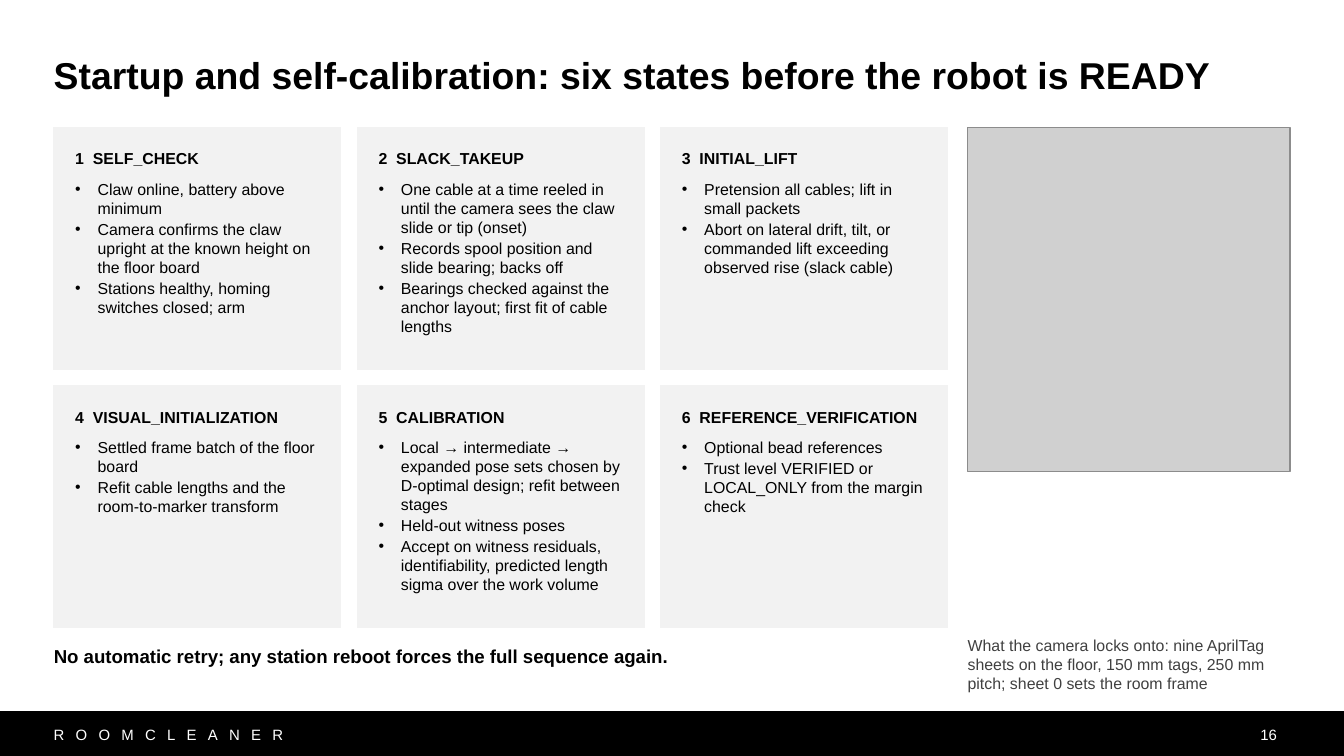
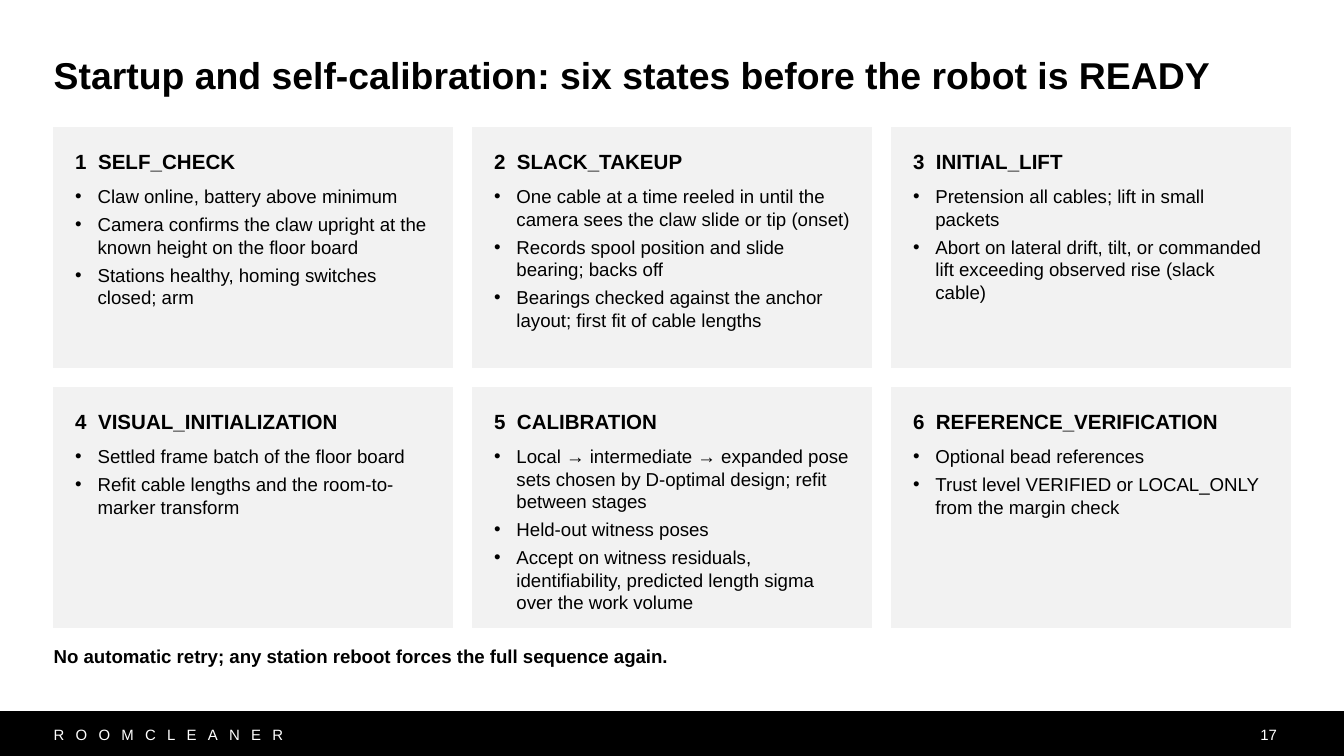
Before and after one commit to Jaspario1199/RoomCleaner, a slide deck: slide 17 of docs/presentation/deck_v10/RoomCleaner_Buntinx_v10.pptx (slide 16 before the commit). Drawn at 1344x756 pixels with LibreOffice and Linux fonts; fonts in the diff are those of the drawing; grey boxes stand for pictures. Boxes give left, top, right and bottom in pixels: in the first picture for what was removed or moved away, otherwise in the second. Text is boxed around its words. In the diff, an @@ line names an element or a change of style, - is before the commit and + after.

```diff
--- a/docs/presentation/deck_v10/RoomCleaner_Buntinx_v10.pptx
+++ b/docs/presentation/deck_v10/RoomCleaner_Buntinx_v10.pptx
@@ rectangle "1 SELF_CHECK": place and size @@
-rectangle "1 SELF_CHECK" at bbox=[54, 128, 341, 370]
+rectangle "1 SELF_CHECK" at bbox=[54, 128, 453, 367]
@@ rectangle "1 SELF_CHECK" at bbox=[54, 128, 453, 367]: size 8.5 to 11 pt in "1 SELF_CHECK"; size 8.5 to 10 pt; more space between paragraphs @@
@@ rectangle "2 SLACK_TAKEUP": place and size @@
-rectangle "2 SLACK_TAKEUP" at bbox=[358, 128, 645, 370]
+rectangle "2 SLACK_TAKEUP" at bbox=[473, 128, 872, 367]
@@ rectangle "2 SLACK_TAKEUP" at bbox=[473, 128, 872, 367]: size 8.5 to 11 pt in "2 SLACK_TAKEUP"; size 8.5 to 10 pt; more space between paragraphs @@
@@ rectangle "3 INITIAL_LIFT": place and size @@
-rectangle "3 INITIAL_LIFT" at bbox=[660, 128, 948, 370]
+rectangle "3 INITIAL_LIFT" at bbox=[891, 128, 1290, 367]
@@ rectangle "3 INITIAL_LIFT" at bbox=[891, 128, 1290, 367]: size 8.5 to 11 pt in "3 INITIAL_LIFT"; size 8.5 to 10 pt in "Pretension all cables; lift in small packets", "Abort on lateral drift, tilt, or commanded ..."; more space between paragraphs @@
@@ picture removed at bbox=[968, 128, 1290, 472] @@
@@ rectangle "4 VISUAL_INITIALIZATION": place and size @@
-rectangle "4 VISUAL_INITIALIZATION" at bbox=[54, 386, 341, 628]
+rectangle "4 VISUAL_INITIALIZATION" at bbox=[54, 387, 453, 626]
@@ rectangle "4 VISUAL_INITIALIZATION" at bbox=[54, 387, 453, 626]: size 8.5 to 11 pt in "4 VISUAL_INITIALIZATION"; size 8.5 to 10 pt in "Settled frame batch of the floor board", "Refit cable lengths and the room-to-marker transform"; more space between paragraphs @@
@@ rectangle "5 CALIBRATION": place and size @@
-rectangle "5 CALIBRATION" at bbox=[358, 386, 645, 628]
+rectangle "5 CALIBRATION" at bbox=[473, 387, 872, 626]
@@ rectangle "5 CALIBRATION" at bbox=[473, 387, 872, 626]: size 8.5 to 11 pt in "5 CALIBRATION"; size 8.5 to 10 pt; more space between paragraphs @@
@@ rectangle "6 REFERENCE_VERIFICATION": place and size @@
-rectangle "6 REFERENCE_VERIFICATION" at bbox=[660, 386, 948, 628]
+rectangle "6 REFERENCE_VERIFICATION" at bbox=[891, 387, 1290, 626]
@@ rectangle "6 REFERENCE_VERIFICATION" at bbox=[891, 387, 1290, 626]: size 8.5 to 11 pt in "6 REFERENCE_VERIFICATION"; size 8.5 to 10 pt in "Optional bead references", "Trust level VERIFIED or LOCAL_ONLY from the ..."; more space between paragraphs @@
@@ text removed at bbox=[968, 639, 1264, 693] @@
-What the camera locks onto: nine AprilTag sheets on the floor, 150 mm tags, 250 mm pitch; sheet 0 sets the room frame
@@ page number at bbox=[1260, 729, 1277, 740]: text changed @@
-16
+17
```
Also in this commit, not shown: 9 other slides changed, 3 slides added, 2 slides removed, 9 other files.
